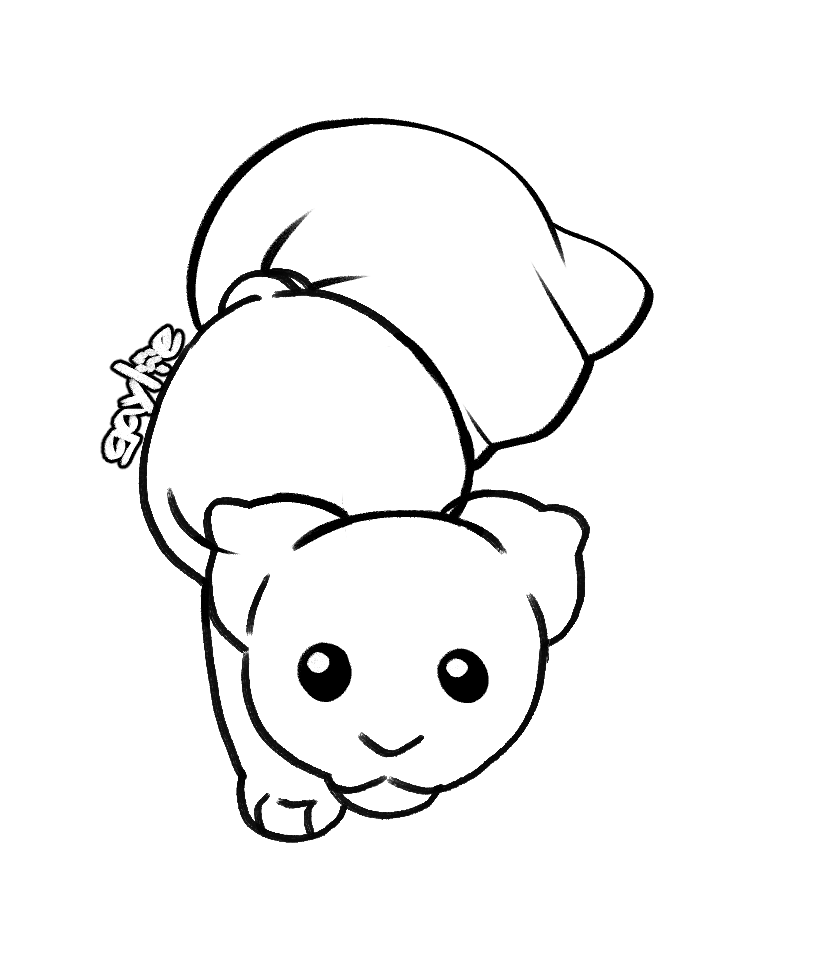
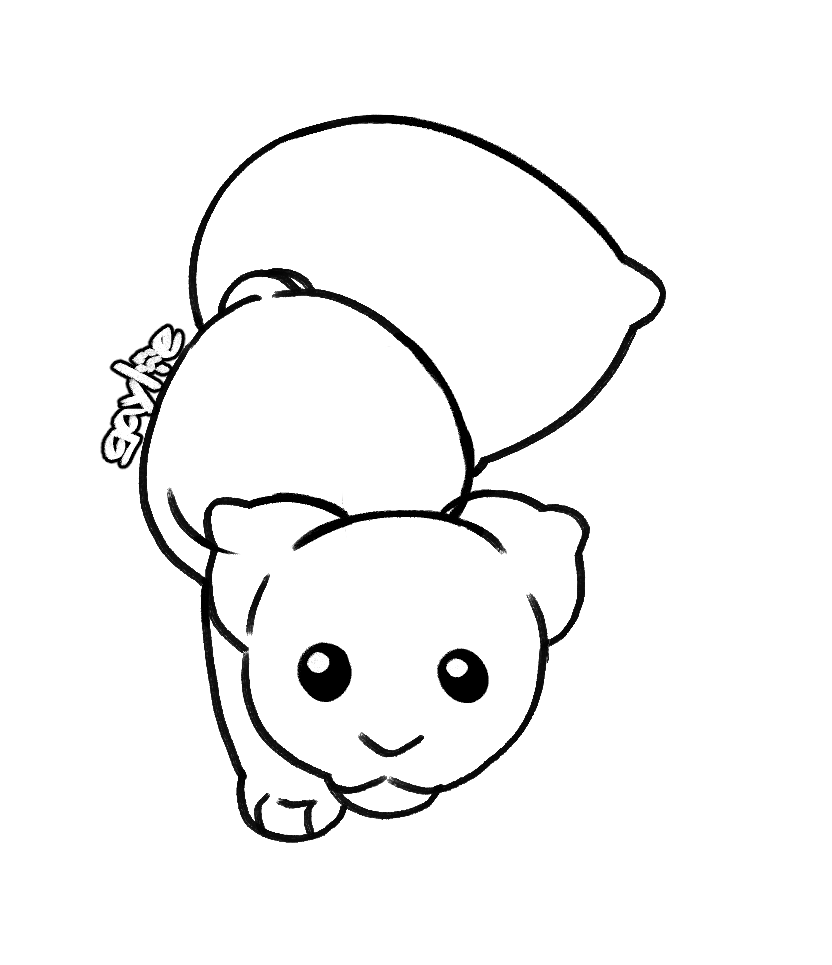
Two versions of the same layered image (832×965). Layer-by-layer changes:
hid "empty case" over [186, 117, 654, 471]
showed "closed case" over [188, 114, 666, 480]
added layer "background" over [186, 114, 666, 480]
